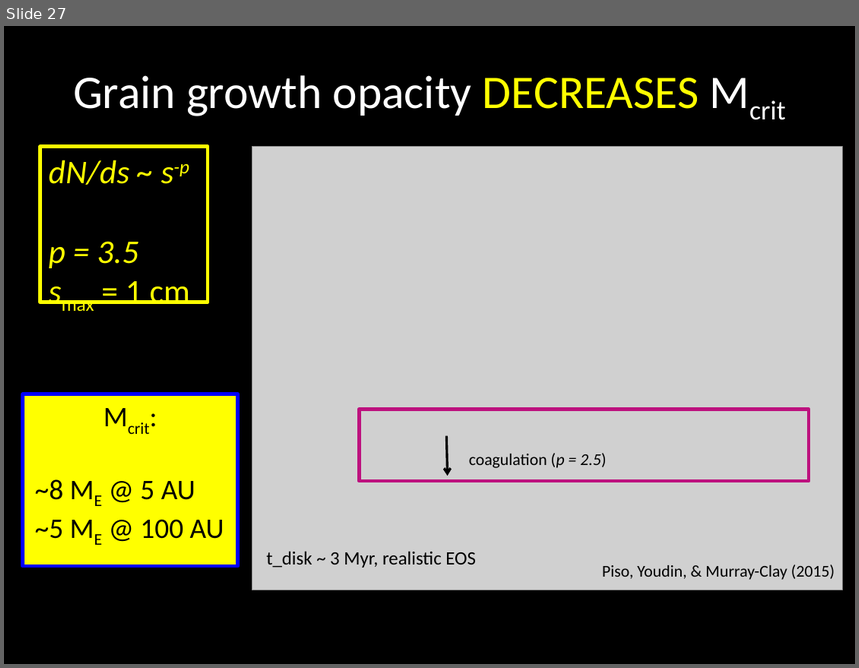
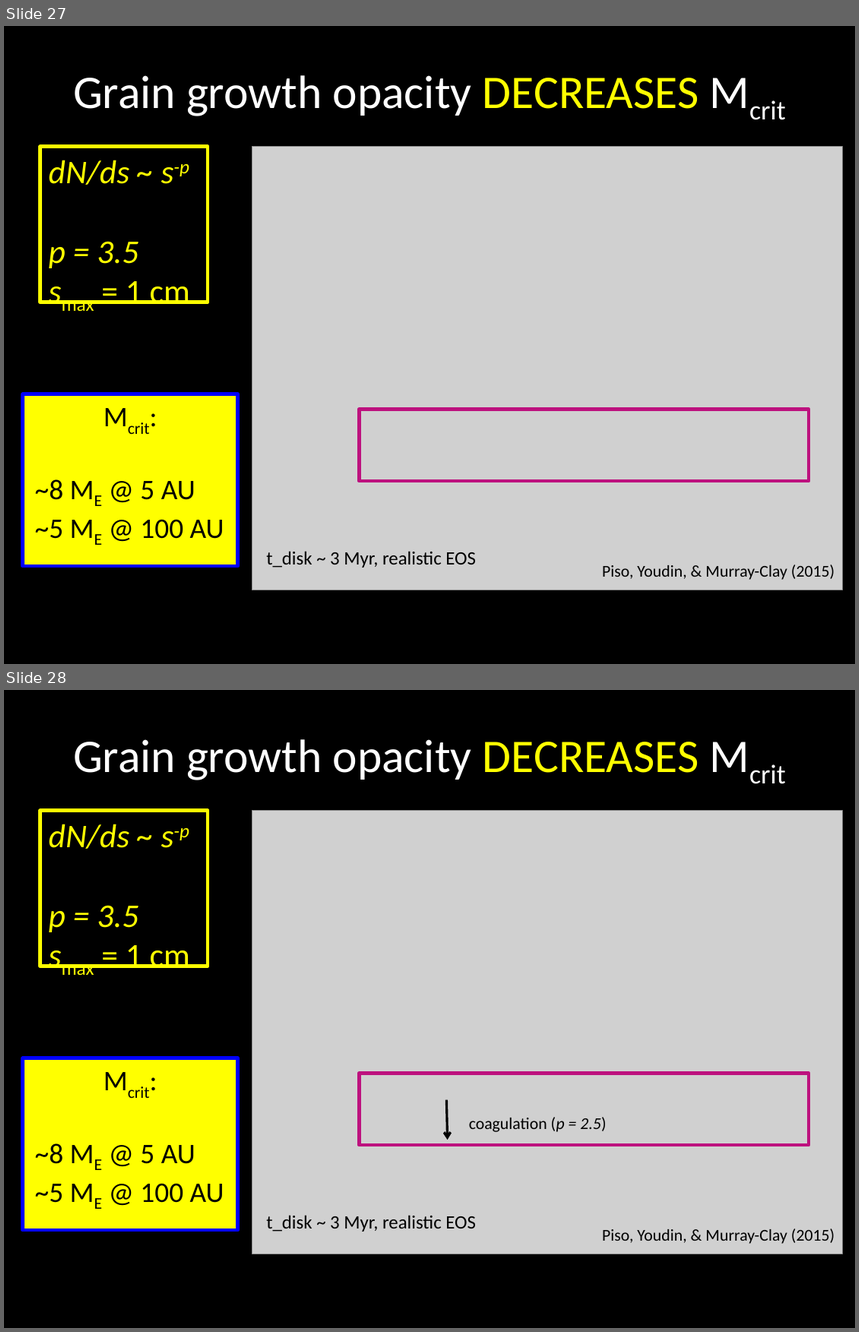
Before and after one commit to apiso/Thesis, a slide deck: slides/MET_talk.pptx. Shown one above the other, each under a label of ours: slide 27 before the commit, slides 27 and 28 after it. The pictures are 859x668 and 859x1332 pixels, drawn with LibreOffice and Linux fonts; fonts in the diff are those of the drawing; grey boxes stand for pictures. Boxes give left, top, right and bottom in pixels: in the first picture for what was removed or moved away, otherwise in the second. Text is boxed around its words. In the diff, an @@ line names an element or a change of style, - is before the commit and + after.

```diff
--- a/slides/MET_talk.pptx
+++ b/slides/MET_talk.pptx
@@ slide 27 added at <box>4,26,855,664</box>, background #000000 @@
@@ title added at <box>73,75,699,116</box>, 39.6 pt, text #FFFFFF @@
+Grain growth opacity DECREASES Mcrit
@@ rectangle added at <box>40,147,208,303</box>, outline #FFFF00 3 pt, 28 pt, text #FFFF00, italic @@
+dN/ds ~ s-p
+p = 3.5
+smax = 1 cm
@@ picture added at <box>252,147,842,591</box> @@
@@ rectangle added at <box>23,395,238,566</box>, fill #FFFF00, outline #0000FF 3 pt, 24 pt, text #000000 @@
+Mcrit:
+~8 ME @ 5 AU
+~5 ME @ 100 AU
@@ rectangle added at <box>359,410,810,481</box>, outline #BD117E 3 pt @@
@@ text added at <box>266,551,476,568</box>, 16 pt, text #000000 @@
+t_disk ~ 3 Myr, realistic EOS
@@ text added at <box>602,565,835,580</box>, 14 pt, text #000000 @@
+Piso, Youdin, & Murray-Clay (2015)
@@ what was slide 27 is now slide 28 @@
```
Also in this commit, not shown: 1 slide changed, 3 other files.
